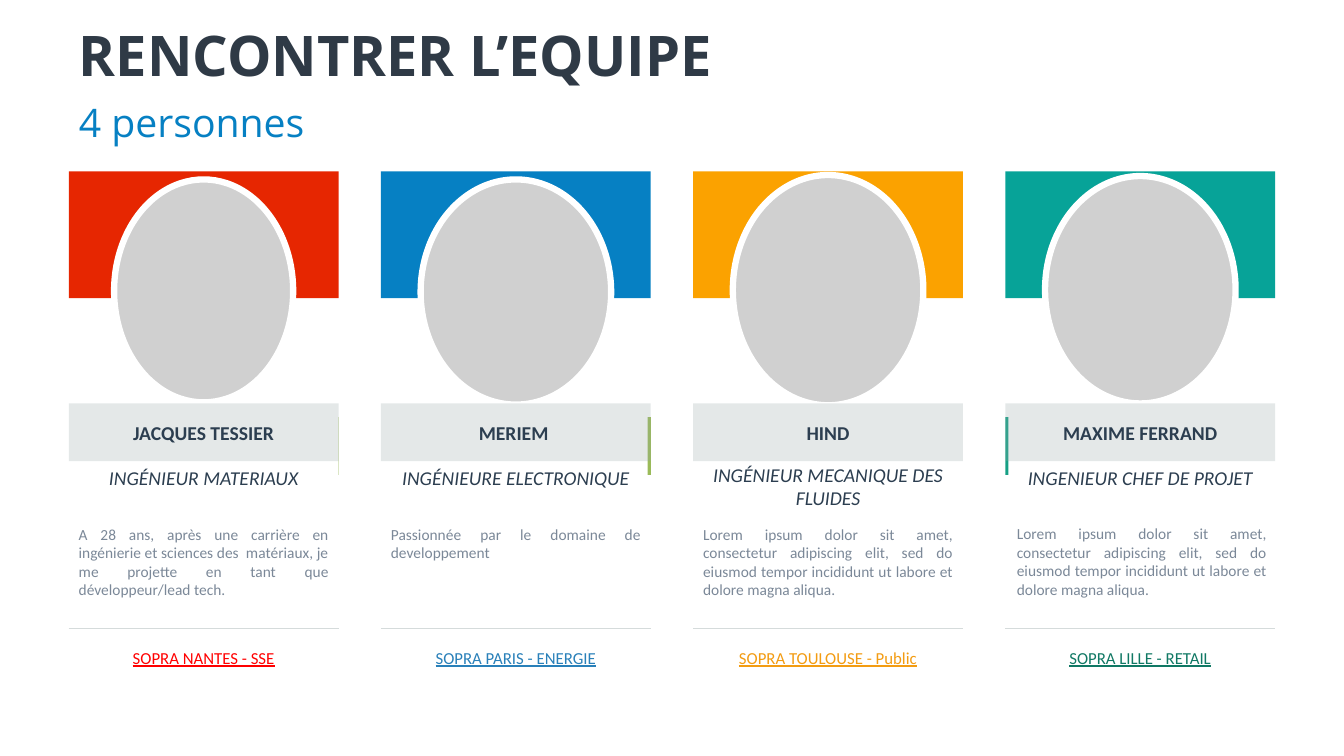
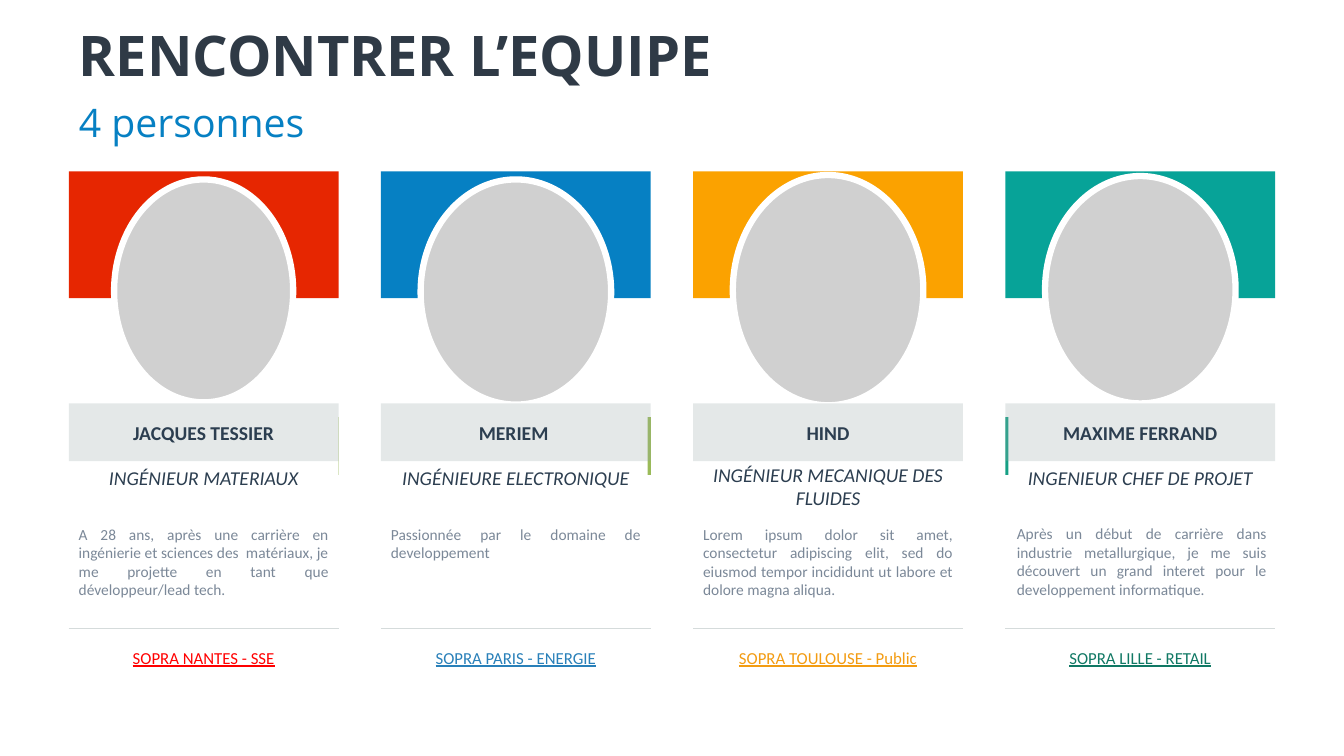
Before and after one commit to MaximeFerrand/E-Shop, a slide deck: slide 3 of PPT/Présentation1.pptx. Drawn at 1344x756 pixels with LibreOffice and Linux fonts; fonts in the diff are those of the drawing; grey boxes stand for pictures. Boxes give left, top, right and bottom in pixels: in the first picture for what was removed or moved away, otherwise in the second. Text is boxed around its words. In the diff, an @@ line names an element or a change of style, - is before the commit and + after.

Commit message:
desc pres max

```diff
--- a/PPT/Présentation1.pptx
+++ b/PPT/Présentation1.pptx
@@ text at bbox=[1017, 528, 1267, 598]: text changed @@
-Lorem ipsum dolor sit amet, consectetur adipiscing elit, sed do eiusmod tempor incididunt ut labore et dolore magna aliqua.
+Après un début de carrière dans industrie metallurgique, je me suis découvert un grand interet pour le developpement informatique.
```
